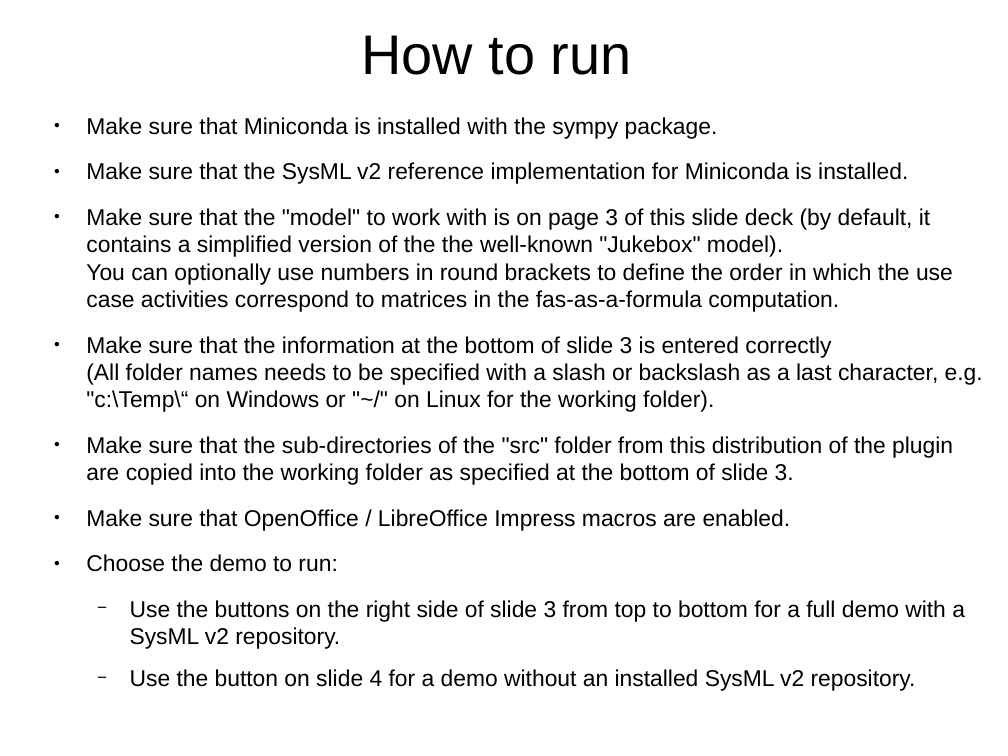
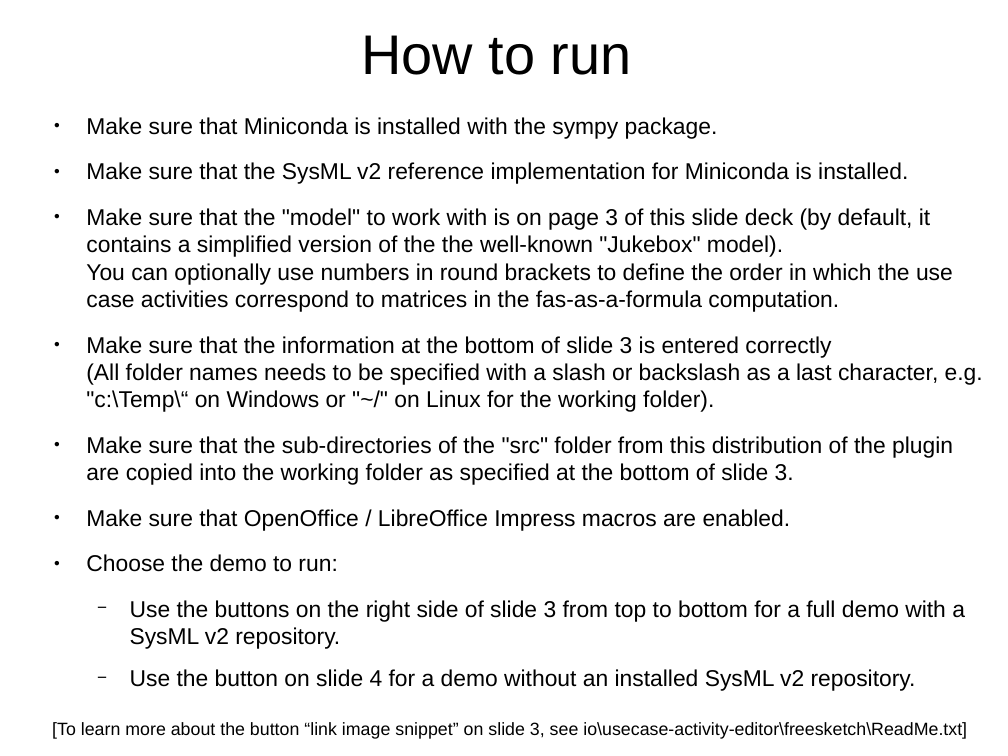
Before and after one commit to GfSE/fas4sysmlv2, a slide deck: slide 2 of src/io/usecase-activity-editor/fas_frontend.odp. Drawn at 1008x756 pixels with LibreOffice and Linux fonts; fonts in the diff are those of the drawing. Boxes give left, top, right and bottom in pixels: in the first picture for what was removed or moved away, otherwise in the second. Text is boxed around its words. In the diff, an @@ line names an element or a change of style, - is before the commit and + after.

```diff
--- a/src/io/usecase-activity-editor/fas_frontend.odp
+++ b/src/io/usecase-activity-editor/fas_frontend.odp
@@ text added at [52,722,967,739], 14 pt, text #000000 @@
+[To learn more about the button “link image snippet” on slide 3, see io\usecase-activity-editor\freesketch\ReadMe.txt]
```
Also in this commit, not shown: 1 other slide changed, 1 other file.
